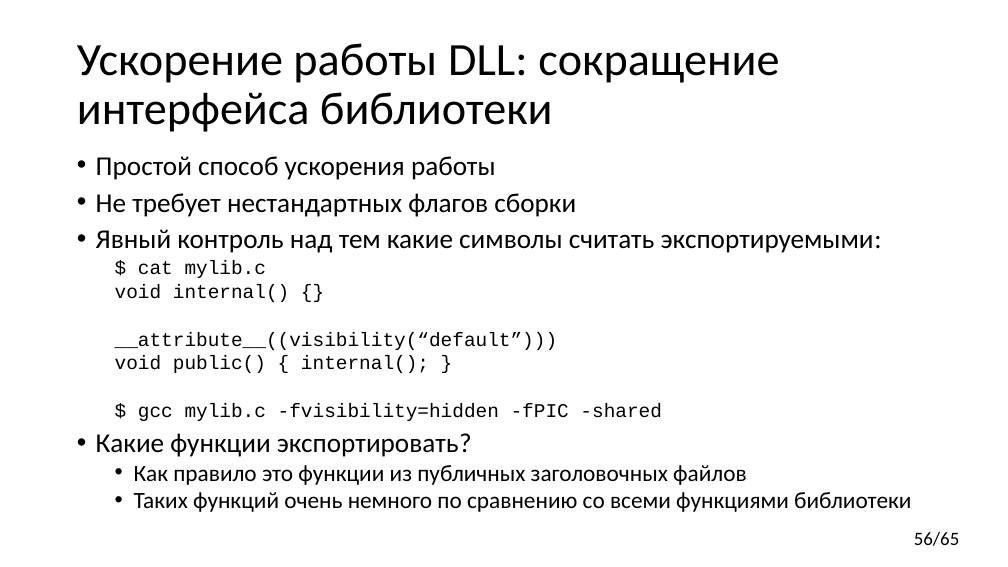
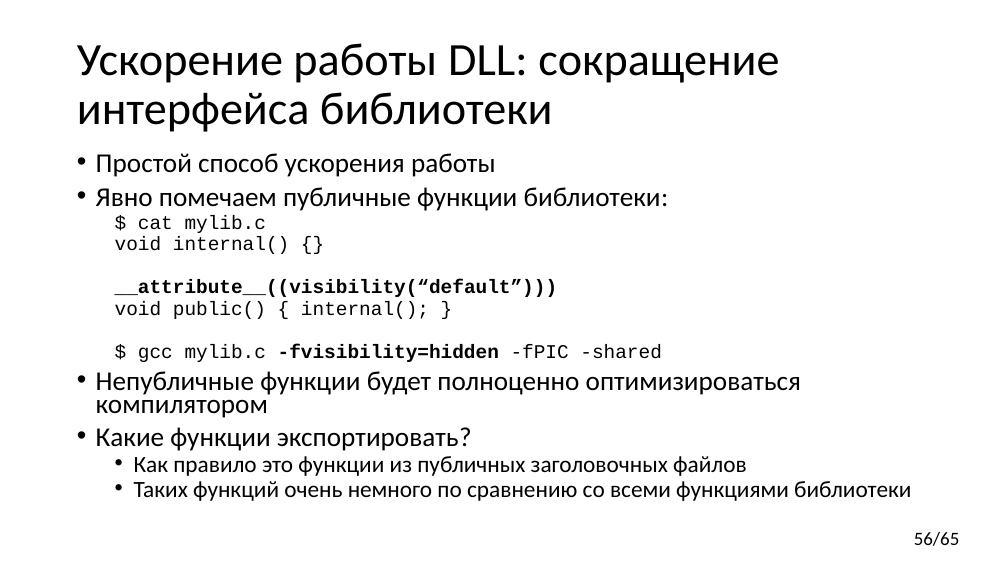
Before and after one commit to yugr/CppRussia, a slide deck: slide 56 of 2024/RU.pptx. Drawn at 1008x567 pixels with LibreOffice and Linux fonts; fonts in the diff are those of the drawing. Boxes give left, top, right and bottom in pixels: in the first picture for what was removed or moved away, otherwise in the second. Text is boxed around its words. In the diff, an @@ line names an element or a change of style, - is before the commit and + after.

```diff
--- a/2024/RU.pptx
+++ b/2024/RU.pptx
@@ text at [96, 153, 911, 501]: bold on in "__attribute__((visibility(“default”)))", "-fvisibility=hidden"; line spacing 0.8 to 0.7 @@
@@ text at [96, 187, 669, 211]: text changed @@
-• Не требует нестандартных флагов сборки
-• Явный контроль над тем какие символы считать экспортируемыми:
+• Явно помечаем публичные функции библиотеки:
@@ text at [96, 371, 801, 418]: paragraph added @@
+• Непубличные функции будет полноценно оптимизироваться компилятором
```
Also in this commit, not shown: 24 other slides changed.
